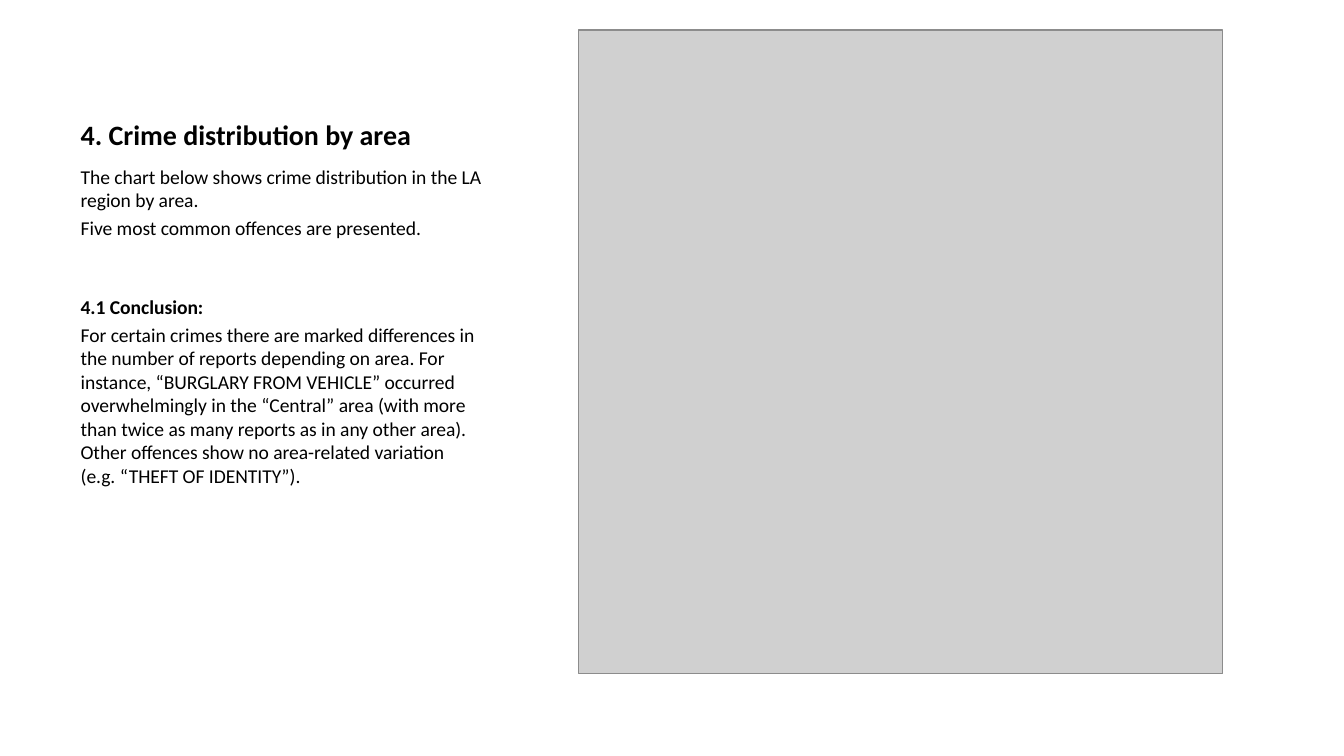
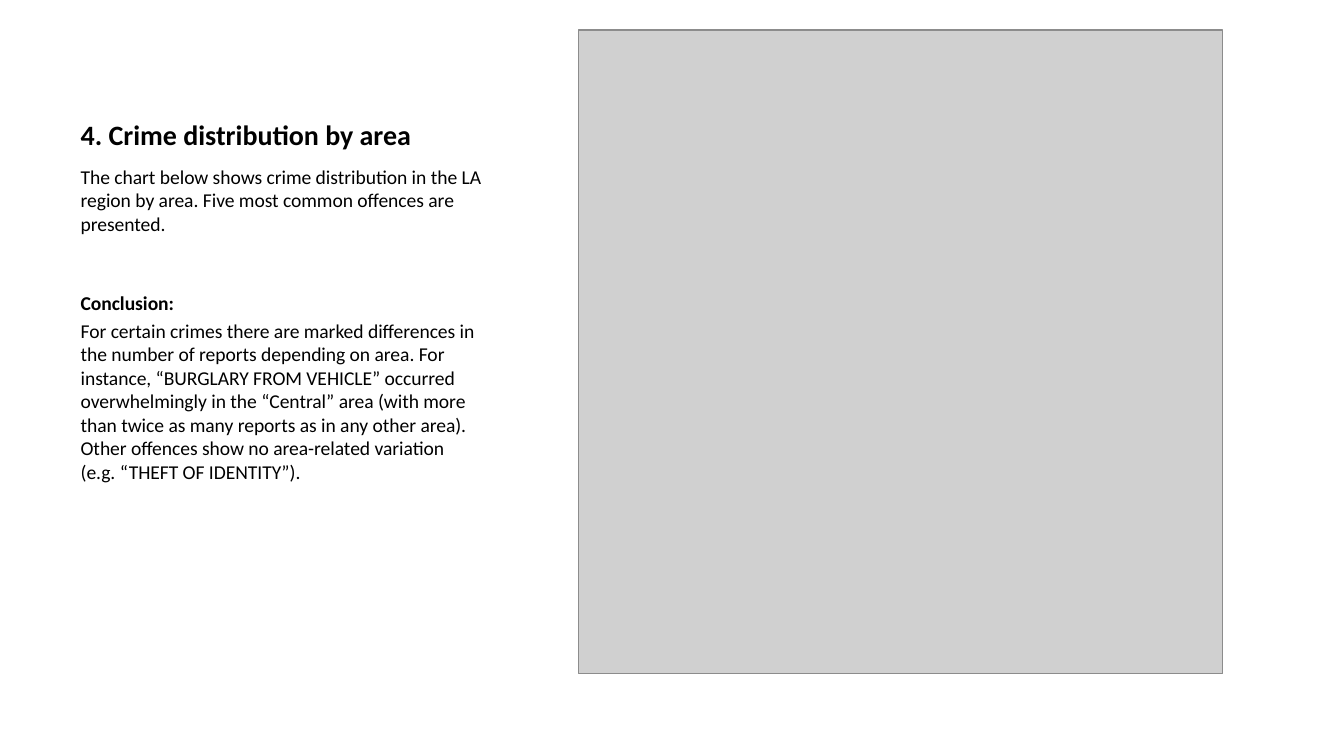
Before and after one commit to glizzynski/Project_Quarto_R, a slide deck: slide 6 of Project_Quarto_R.pptx. Drawn at 1344x756 pixels with LibreOffice and Linux fonts; fonts in the diff are those of the drawing; grey boxes stand for pictures. Boxes give left, top, right and bottom in pixels: in the first picture for what was removed or moved away, otherwise in the second. Text is boxed around its words. In the diff, an @@ line names an element or a change of style, - is before the commit and + after.

Commit message:
Fixed page break before chart in pdf.

```diff
--- a/Project_Quarto_R.pptx
+++ b/Project_Quarto_R.pptx
@@ text at [81, 170, 481, 310]: text changed @@
-The chart below shows crime distribution in the LA region by area.
-Five most common offences are presented.
-4.1 Conclusion:
+The chart below shows crime distribution in the LA region by area. Five most common offences are presented.
+Conclusion:
```
Also in this commit, not shown: 3 other slides changed, 11 other files.
